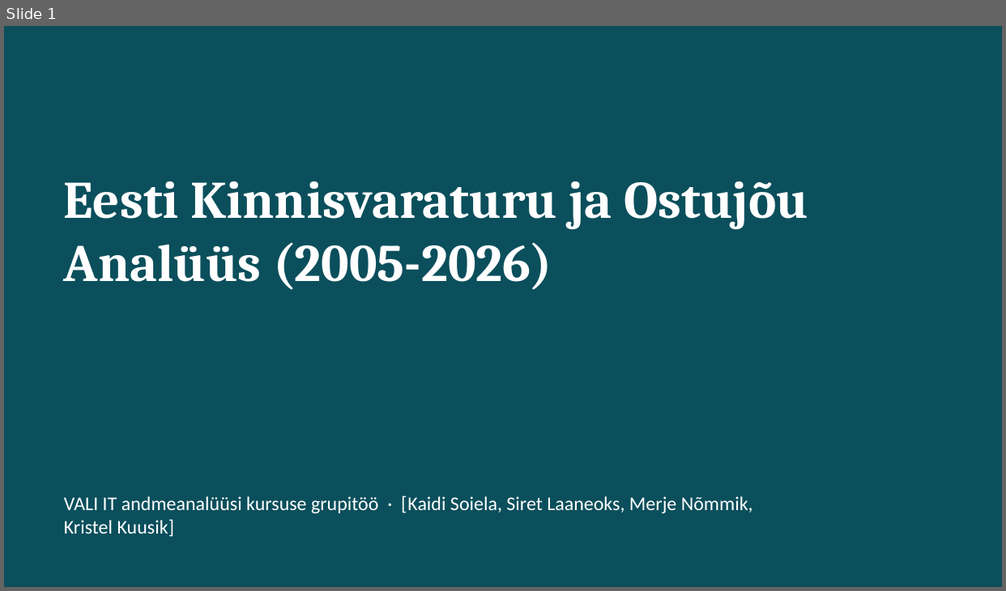
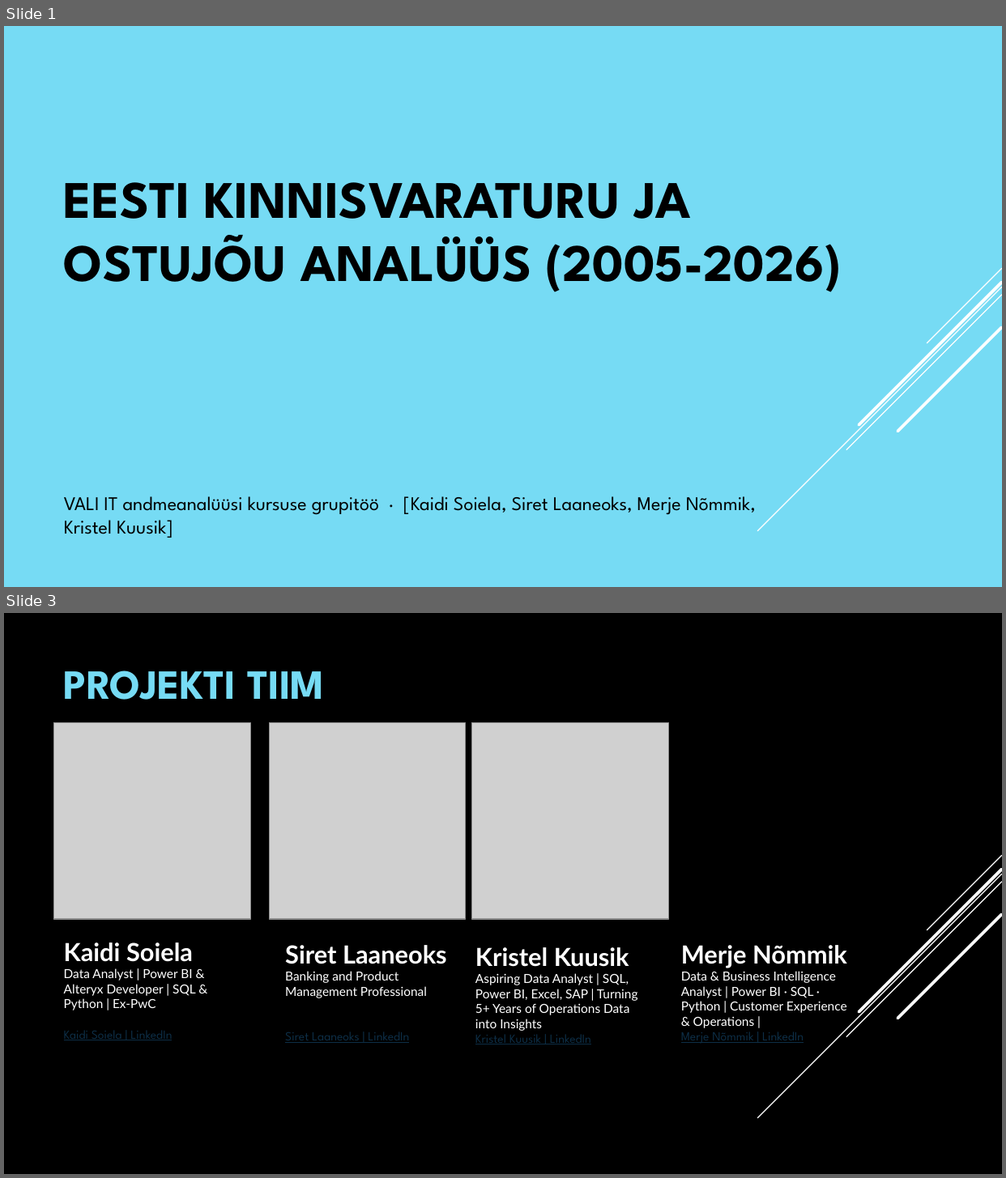
Before and after one commit to kaidisoiela/Grupitoo_kinnisvara, a slide deck: Eesti_kinnisvaraturu_ja_ostujõu_analüüs_esitlus.pptx. Shown one above the other, each under a label of ours: slide 1 before the commit, slides 1 and 3 after it; the slides between them are not shown. The pictures are 1006x591 and 1006x1178 pixels, drawn with LibreOffice and Linux fonts; fonts in the diff are those of the drawing; grey boxes stand for pictures. Boxes give left, top, right and bottom in pixels: in the first picture for what was removed or moved away, otherwise in the second. Text is boxed around its words. In the diff, an @@ line names an element or a change of style, - is before the commit and + after.

```diff
--- a/Eesti_kinnisvaraturu_ja_ostujõu_analüüs_esitlus.pptx
+++ b/Eesti_kinnisvaraturu_ja_ostujõu_analüüs_esitlus.pptx
@@ slide 3 added at [4,613,1002,1174], background #000000; not listed: 5 template elements that a slide beside it also shows @@
@@ title added at [64,671,325,700], 30 pt, text #76DBF4, bold @@
+PROJEKTI TIIM
@@ picture added at [54,723,250,919] @@
@@ picture added at [270,723,466,919] @@
@@ picture added at [472,723,669,919] @@
@@ text added at [64,943,196,1041], 9 pt, text #FFFFFF @@
+Kaidi Soiela
+Data Analyst | Power BI & Alteryx Developer | SQL & Python | Ex-PwC
+Kaidi Soiela | LinkedIn
@@ text added at [285,945,447,1043], 9 pt, text #FFFFFF @@
+Siret Laaneoks
+Banking and Product Management Professional
+Siret Laaneoks | LinkedIn
@@ text added at [475,948,638,1045], 9 pt, text #FFFFFF @@
+Kristel Kuusik
+Aspiring Data Analyst | SQL, Power BI, Excel, SAP | Turning 5+ Years of Operations Data into Insights
+Kristel Kuusik | LinkedIn
@@ text added at [681,945,847,1043], 9 pt, text #FFFFFF @@
+Merje Nõmmik
+Data & Business Intelligence Analyst | Power BI · SQL · Python | Customer Experience & Operations |
+Merje Nõmmik | LinkedIn
@@ slide 1 changed as well @@
@@ background #0B4F5C to #76DBF4 @@
@@ title at [64,182,842,292]: text changed; font Cambria to League Spartan; text colour #FFFFFF to #000000 @@
-Eesti Kinnisvaraturu ja Ostujõu Analüüs (2005-2026)
+EESTI KINNISVARATURU JA OSTUJÕU ANALÜÜS (2005-2026)
@@ group added at [757,268,1002,531]: 5 lines @@
@@ text "VALI IT andmeanalüüsi kursuse grupitöö ..." at [64,497,756,538]: font Calibri to League Spartan, text colour #FFFFFF to #000000 @@
```
Also in this commit, not shown: 6 other slides changed, 2 slides removed.
